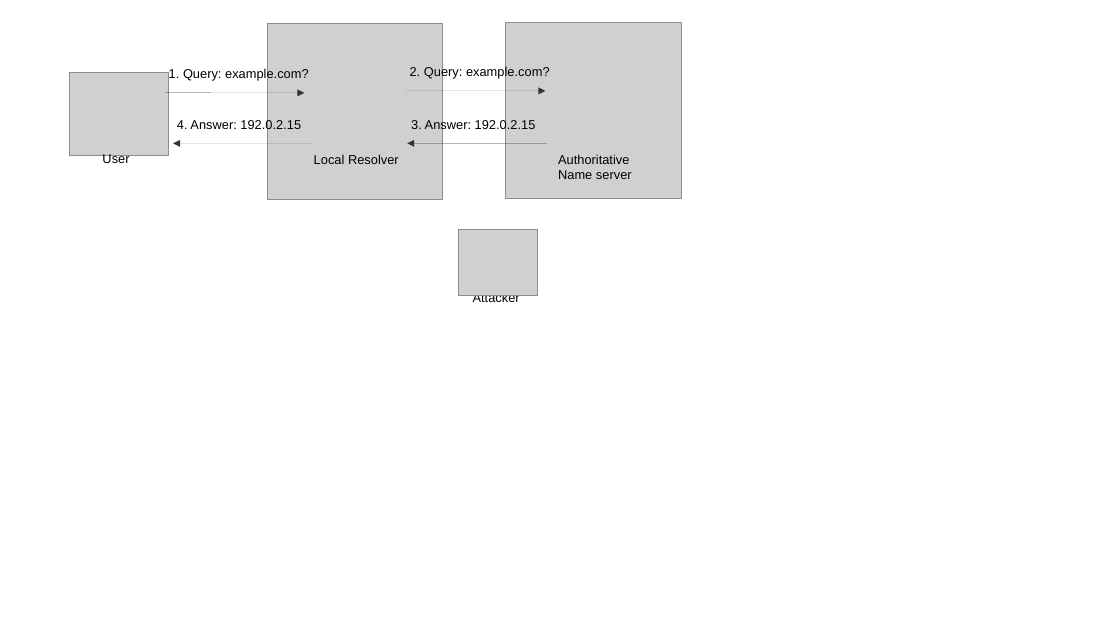
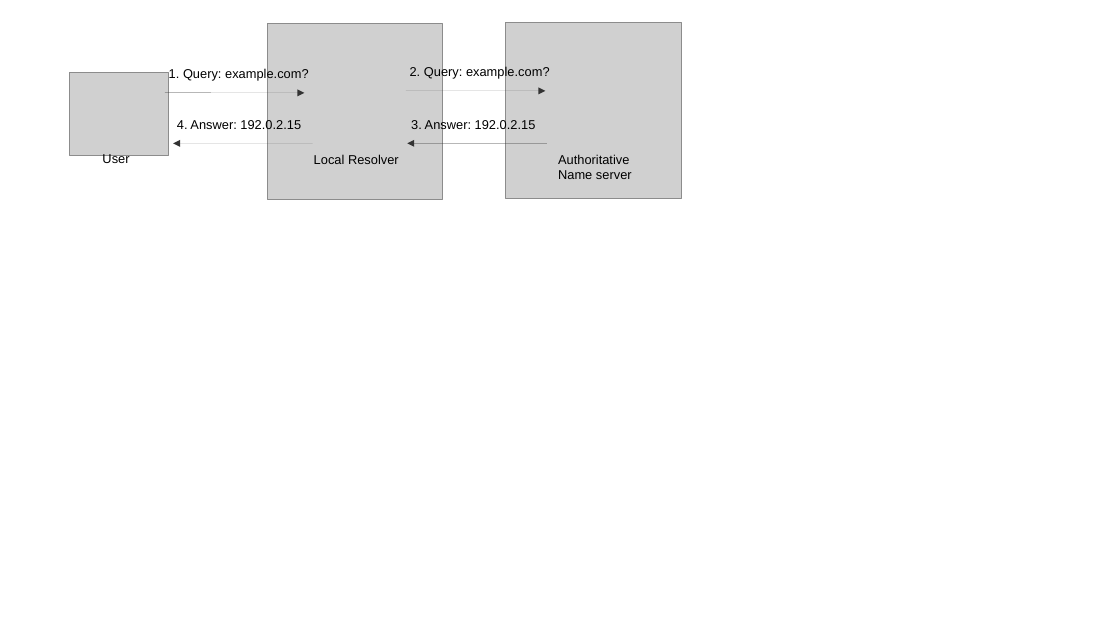
Before and after one commit to SystemsApproach/security, a slide deck: slide 6 of figures/SecurityFigs.odp. Drawn at 1120x630 pixels with LibreOffice and Linux fonts; fonts in the diff are those of the drawing; grey boxes stand for pictures. Boxes give left, top, right and bottom in pixels: in the first picture for what was removed or moved away, otherwise in the second. Text is boxed around its words. In the diff, an @@ line names an element or a change of style, - is before the commit and + after.

```diff
--- a/figures/SecurityFigs.odp
+++ b/figures/SecurityFigs.odp
@@ picture removed at (458, 229, 538, 296) @@
@@ text removed at (473, 295, 520, 305) @@
-Attacker
```
Also in this commit, not shown: 1 other file.
